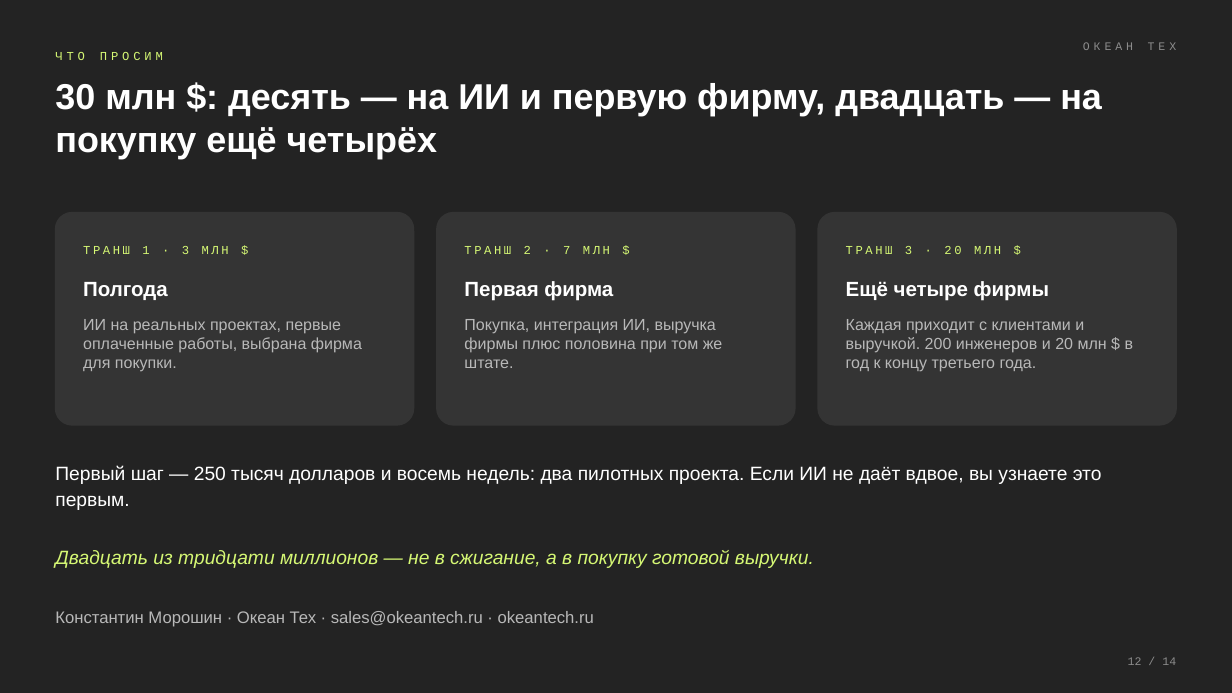
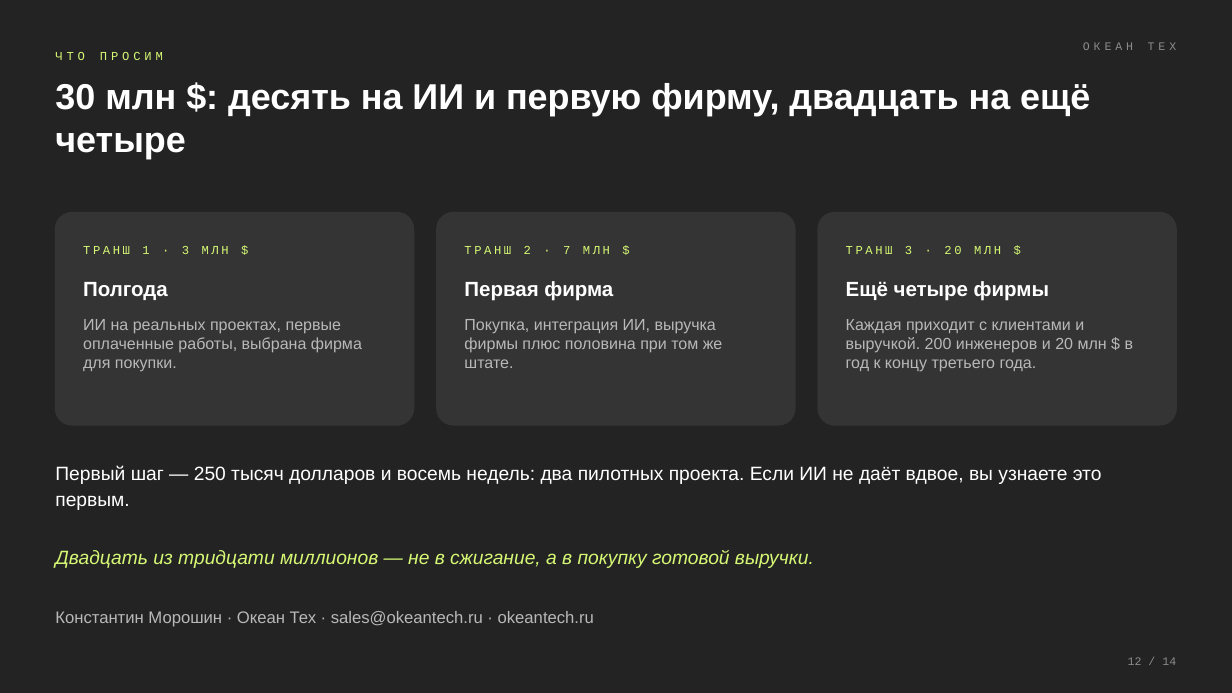
Before and after one commit to komoroshin/research, a slide deck: slide 12 of ai-case-library/research/ventures/grid-plain-deck.pptx. Drawn at 1232x693 pixels with LibreOffice and Linux fonts; fonts in the diff are those of the drawing. Boxes give left, top, right and bottom in pixels: in the first picture for what was removed or moved away, otherwise in the second. Text is boxed around its words. In the diff, an @@ line names an element or a change of style, - is before the commit and + after.

```diff
--- a/ai-case-library/research/ventures/grid-plain-deck.pptx
+++ b/ai-case-library/research/ventures/grid-plain-deck.pptx
@@ text at (55, 83, 1090, 159): text changed @@
-30 млн $: десять — на ИИ и первую фирму, двадцать — на покупку ещё четырёх
+30 млн $: десять на ИИ и первую фирму, двадцать на ещё четыре
```
Also in this commit, not shown: 8 other slides changed, 2 other files.
